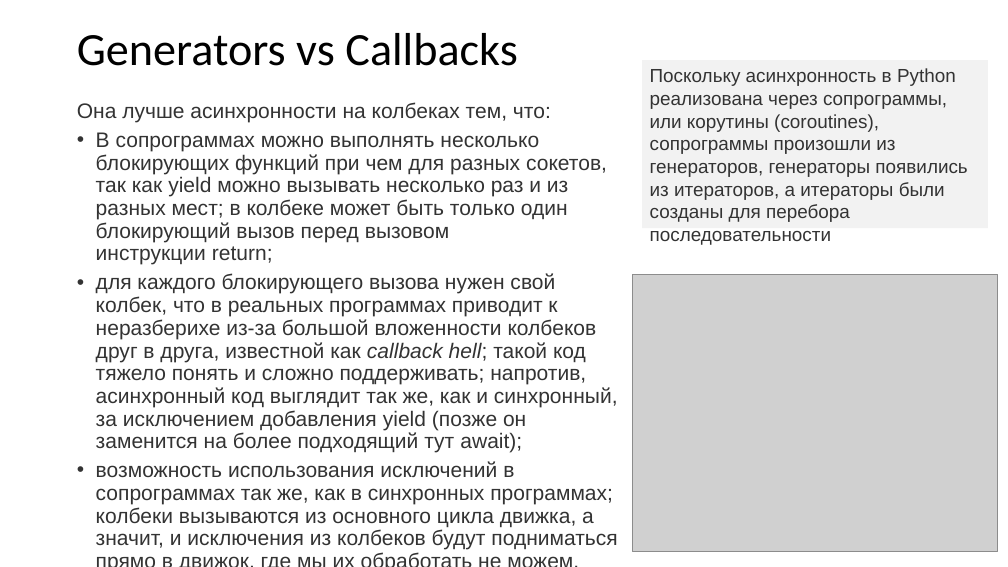
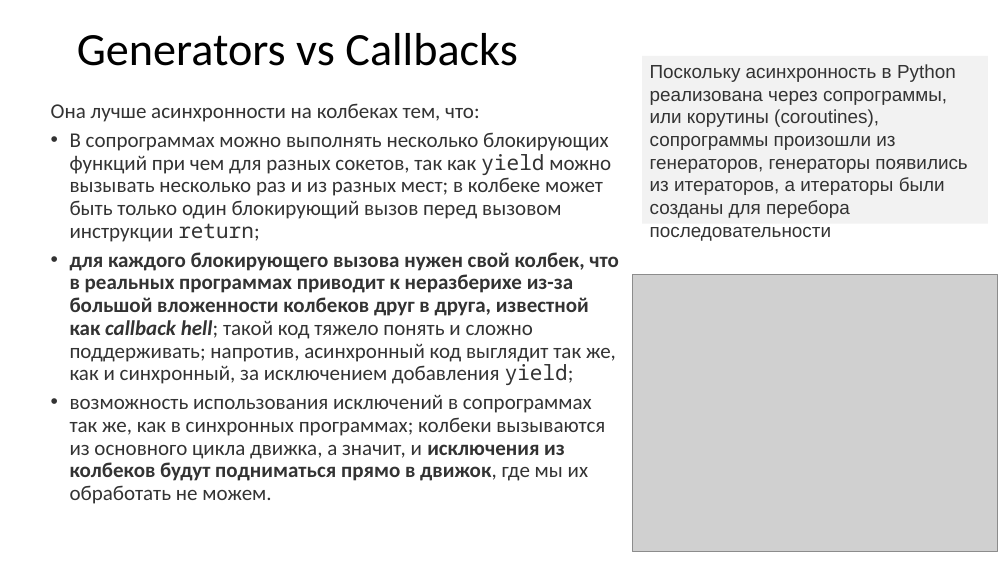
Before and after one commit to xtrueman/network_programming, a slide deck: slide 35 of Sockets.pptx (slide 34 before the commit). Drawn at 1008x567 pixels with LibreOffice and Linux fonts; fonts in the diff are those of the drawing; grey boxes stand for pictures. Boxes give left, top, right and bottom in pixels: in the first picture for what was removed or moved away, otherwise in the second. Text is boxed around its words. In the diff, an @@ line names an element or a change of style, - is before the commit and + after.

```diff
--- a/Sockets.pptx
+++ b/Sockets.pptx
@@ rectangle "Поскольку асинхронность в Python реализована ...": place and size @@
-rectangle "Поскольку асинхронность в Python реализована ..." at box(642, 60, 988, 228)
+rectangle "Поскольку асинхронность в Python реализована ..." at box(642, 56, 988, 224)
@@ text "Она лучше асинхронности на колбеках ...": place and size @@
-text "Она лучше асинхронности на колбеках ..." at box(77, 102, 618, 550)
+text "Она лучше асинхронности на колбеках ..." at box(51, 103, 619, 504)
@@ text at box(51, 103, 611, 504): font Arial to Calibri in "Она лучше асинхронности на колбеках тем, что:", "В сопрограммах можно выполнять несколько блокирующих функций ...", "возможность использования исключений в сопрограммах так же, ..."; font Arial to Noto Sans Mono in "yield return;"; bold on in "исключения из колбеков будут подниматься прямо в ..." @@
@@ text at box(70, 252, 619, 385): text changed; font Arial to Calibri; bold on @@
-• для каждого блокирующего вызова нужен свой колбек, что в реальных программах приводит к неразберихе из-за большой вложенности колбеков друг в друга, известной как callback hell; такой код тяжело понять и сложно поддерживать; напротив, асинхронный код выглядит так же, как и синхронный, за исключением добавления yield (позже он заменится на более подходящий тут await);
+• для каждого блокирующего вызова нужен свой колбек, что в реальных программах приводит к неразберихе из-за большой вложенности колбеков друг в друга, известной как callback hell; такой код тяжело понять и сложно поддерживать; напротив, асинхронный код выглядит так же, как и синхронный, за исключением добавления yield;
```
Also in this commit, not shown: 15 other slides changed, 1 slide added, 3 other files.
